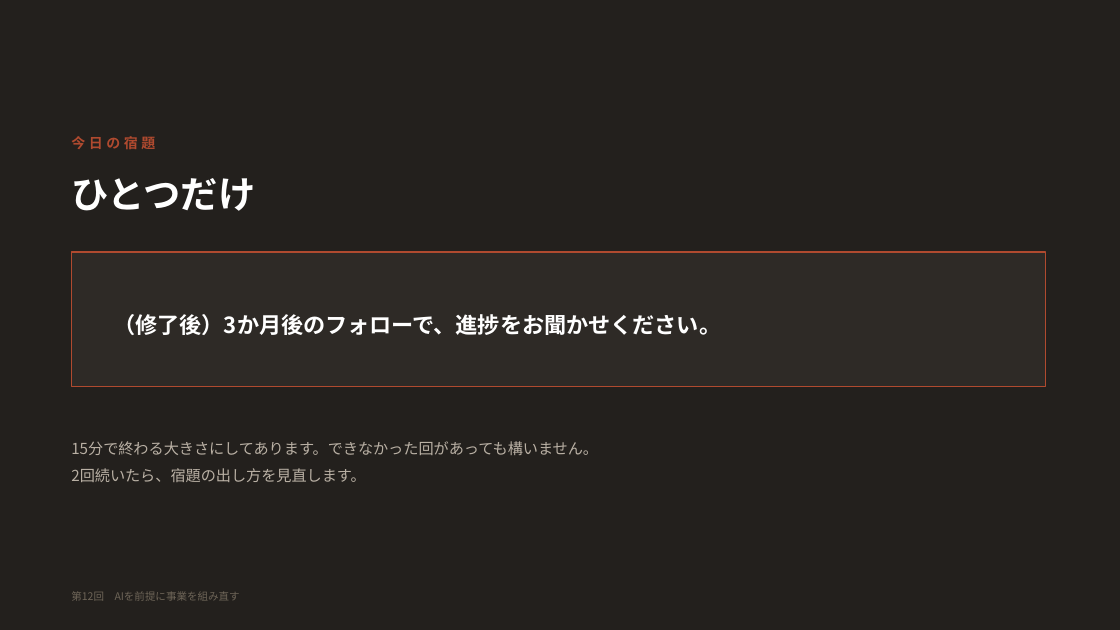
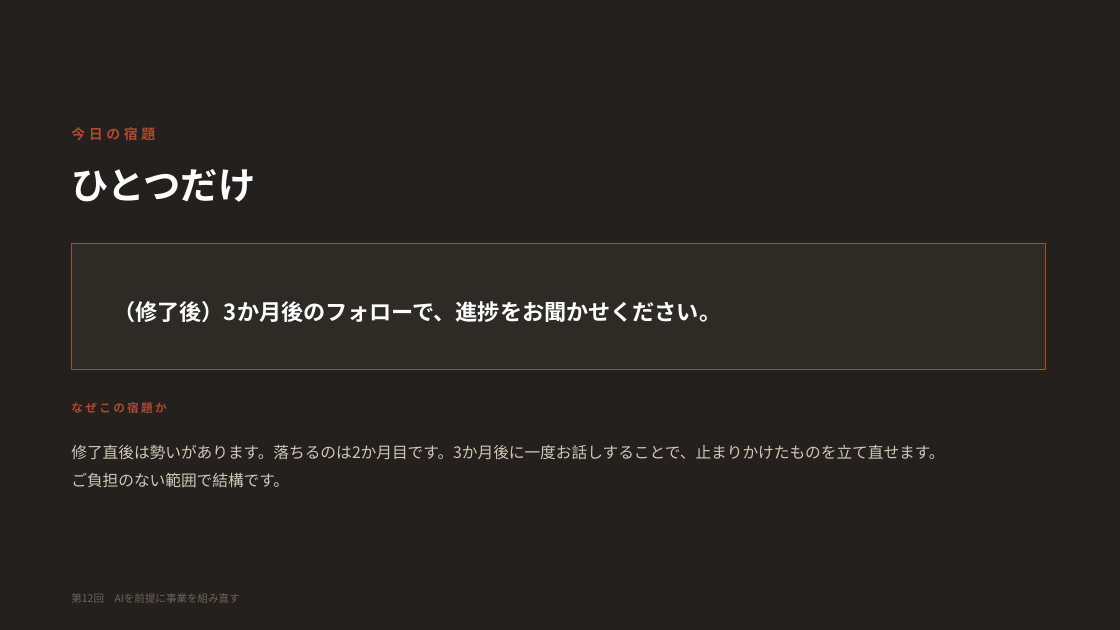
Before and after one commit to yusuke-aoki-bit/founders-ai-program, a slide deck: slide 12 of slides/pptx/第12回_AIを前提に事業を組み直す.pptx (slide 7 before the commit). Drawn at 1120x630 pixels with LibreOffice and Linux fonts; fonts in the diff are those of the drawing. Boxes give left, top, right and bottom in pixels: in the first picture for what was removed or moved away, otherwise in the second. Text is boxed around its words. In the diff, an @@ line names an element or a change of style, - is before the commit and + after.

```diff
--- a/slides/pptx/第12回_AIを前提に事業を組み直す.pptx
+++ b/slides/pptx/第12回_AIを前提に事業を組み直す.pptx
@@ text "今日の宿題": place and size @@
-text "今日の宿題" at bbox=[71, 136, 155, 149]
+text "今日の宿題" at bbox=[71, 127, 155, 140]
@@ text "ひとつだけ": place and size @@
-text "ひとつだけ" at bbox=[71, 178, 255, 211]
+text "ひとつだけ" at bbox=[71, 169, 255, 202]
@@ rectangle: place and size @@
-rectangle at bbox=[71, 252, 1046, 386]
+rectangle at bbox=[71, 244, 1046, 370]
@@ text "（修了後）3か月後のフォローで、進捗をお聞かせください。": place and size @@
-text "（修了後）3か月後のフォローで、進捗をお聞かせください。" at bbox=[113, 314, 721, 335]
+text "（修了後）3か月後のフォローで、進捗をお聞かせください。" at bbox=[113, 301, 721, 322]
@@ text added at bbox=[71, 402, 166, 413], 10 pt, text #B04A2F, bold @@
+なぜこの宿題か
@@ text removed at bbox=[71, 441, 598, 482] @@
-15分で終わる大きさにしてあります。できなかった回があっても構いません。
-2回続いたら、宿題の出し方を見直します。
@@ text added at bbox=[71, 445, 944, 488], 13.5 pt, text #CFC6B8 @@
+修了直後は勢いがあります。落ちるのは2か月目です。3か月後に一度お話しすることで、止まりかけたものを立て直せます。ご負担のない範囲で結構です。
```
Also in this commit, not shown: 4 other slides changed, 6 slides added, 1 slide removed, 24 other files.
